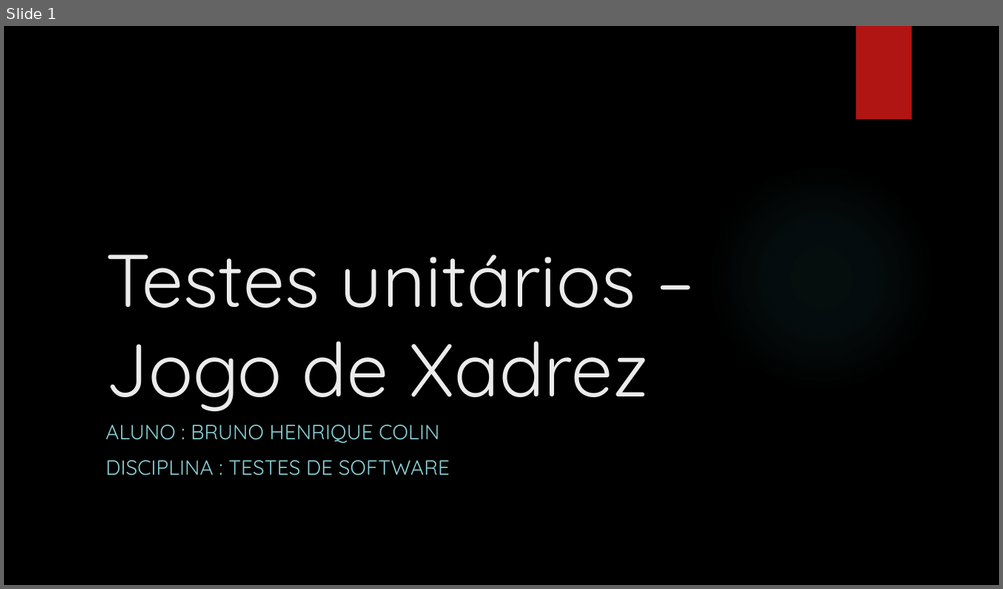
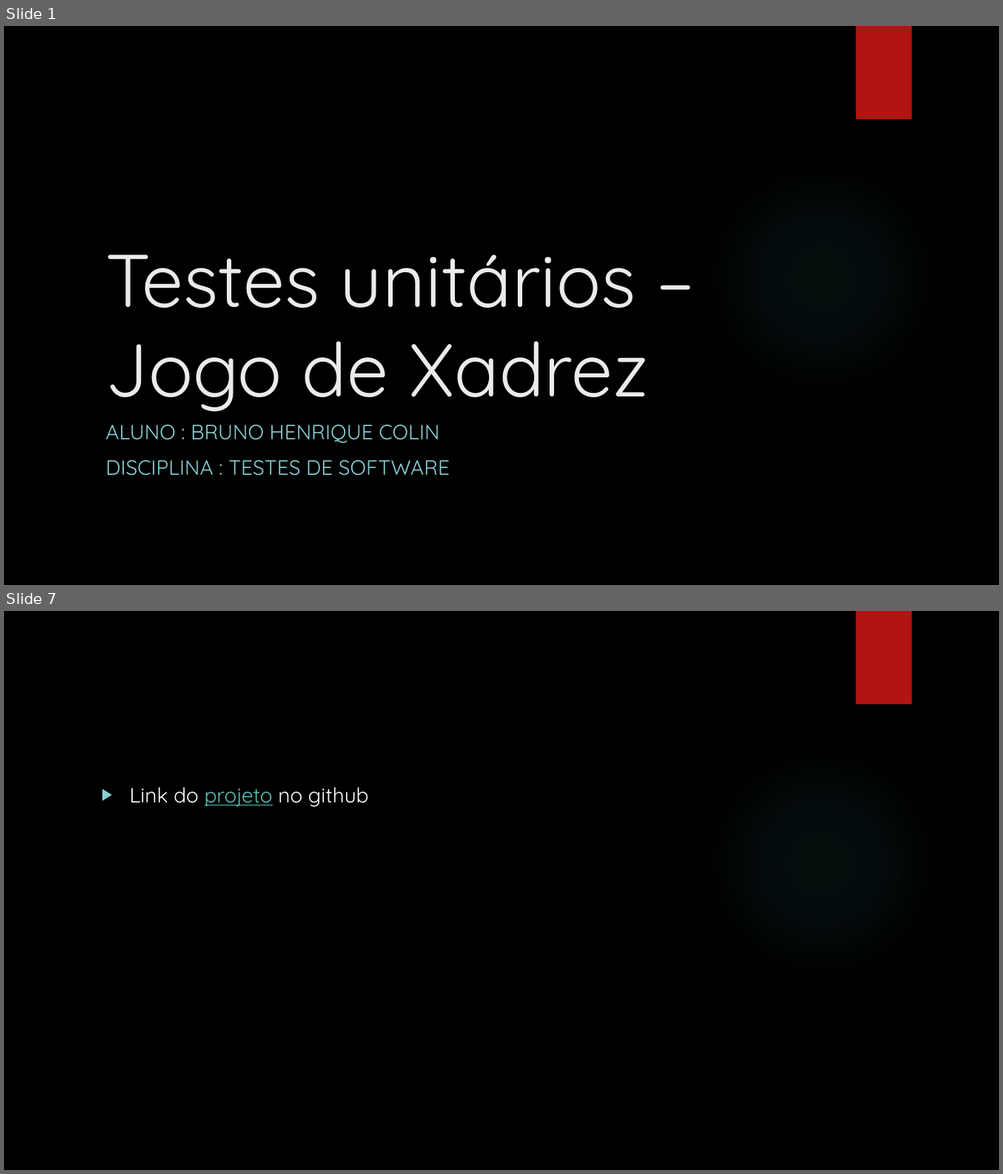
Before and after one commit to BrunoColin/JogoXadrez, a slide deck: res/Testes unitários – Jogo de Xadrez.pptx. Shown one above the other, each under a label of ours: slide 1 before the commit, slides 1 and 7 after it; the slides between them are not shown. The pictures are 1003x589 and 1003x1174 pixels, drawn with LibreOffice and Linux fonts; fonts in the diff are those of the drawing; background and template pictures are left out. Boxes give left, top, right and bottom in pixels: in the first picture for what was removed or moved away, otherwise in the second. Text is boxed around its words. In the diff, an @@ line names an element or a change of style, - is before the commit and + after.

```diff
--- a/res/Testes unitários – Jogo de Xadrez.pptx
+++ b/res/Testes unitários – Jogo de Xadrez.pptx
@@ slide 7 added at (x1=4, y1=611, x2=999, y2=1170), background picture (left out); not listed: 2 template elements that a slide beside it also shows @@
@@ text added at (x1=130, y1=787, x2=369, y2=807), 20 pt, text #FFFFFF @@
+▶ Link do projeto no github
```
Also in this commit, not shown: 3 slides changed, 2 other slides added, 1 other file.
